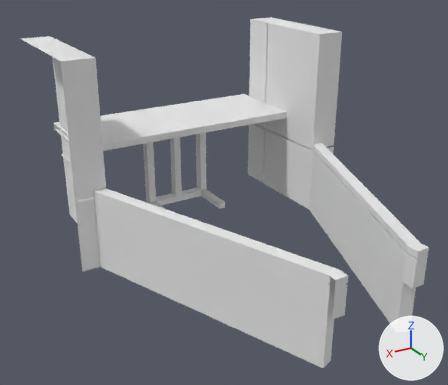
Renders of the Blender file Assets/models/cave/room02/room02d.blend from each side of a commit.
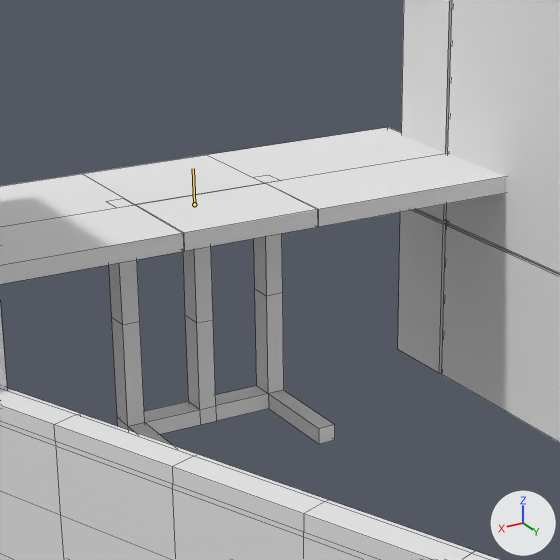
There are two pictures of each version: one whole from a 50 mm camera at (-114.54, -44.68, 14.82) aimed at (-133.04, -75.5, -0.59), one close up on the part from 23% to 68% of the width and 12% to 65% of the height. The lights are fixed; the arrows at lower right show +X, +Y and +Z. Both versions are drawn at frame 21 of the action 'room02d_lift_up'; the numbers are the values there. The bones that bend it are drawn over the model as lines in the close-ups. The close-ups show mesh edges as thin lines.

Objects in the first close-up: 'half_wall.003', 'lift_frame', 'lift_platform', 'pilons.000', 'platform.000'.
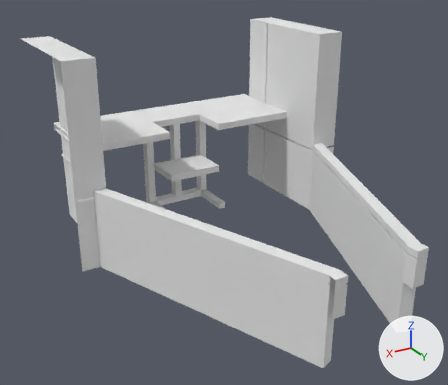
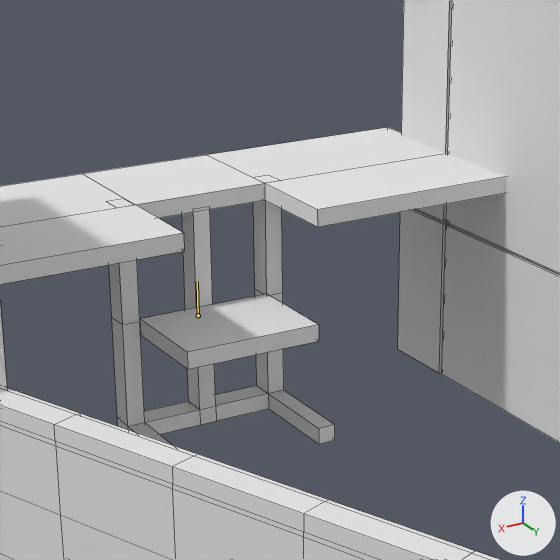
The edits, one by one:
Bone 'room02d_lift_bone' (bone_room02d_lift_bone) moves from (0.0, 6.278, 0.0) to (0.0, 3.067, 0.0).

Location of each change, [x1, y1, x2, y2] in pixels of the close-ups (560 x 560 px):
'lift_platform', posed (12% taller)
    before: [137, 184, 318, 251]
    after: [140, 294, 319, 369]
bone 'room02d_lift_bone', root to tip
    before: (194, 204) to (193, 168)
    after: (198, 315) to (197, 281)
